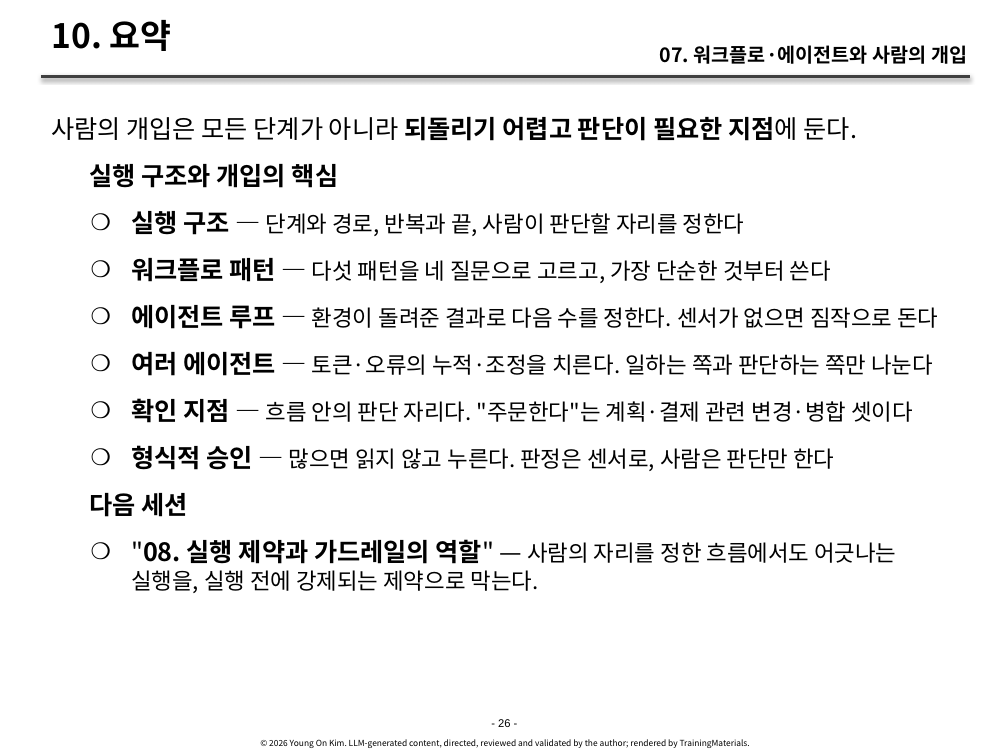
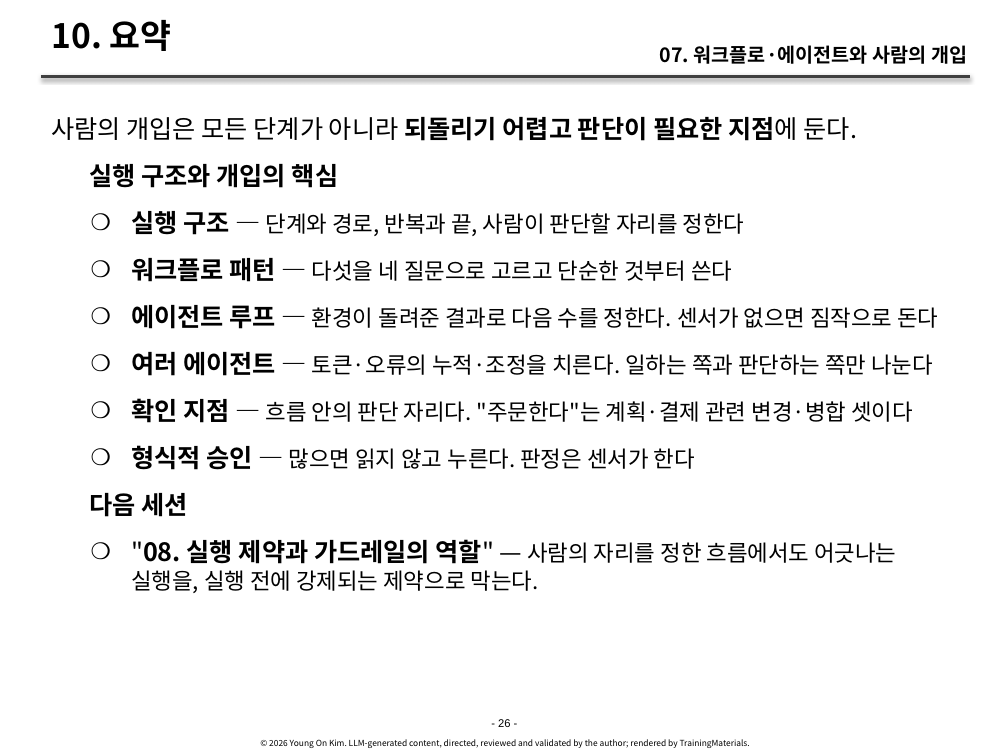
Before and after one commit to YoungSan77/TrainingMaterials, a slide deck: slide 26 of courses/ai-native/sessions/s07.pptx. Drawn at 1008x756 pixels with LibreOffice and Linux fonts; fonts in the diff are those of the drawing. Boxes give left, top, right and bottom in pixels: in the first picture for what was removed or moved away, otherwise in the second. Text is boxed around its words. In the diff, an @@ line names an element or a change of style, - is before the commit and + after.

```diff
--- a/courses/ai-native/sessions/s07.pptx
+++ b/courses/ai-native/sessions/s07.pptx
@@ text at <box>131,258,732,282</box>: text changed @@
-    ❍ 워크플로 패턴 — 다섯 패턴을 네 질문으로 고르고, 가장 단순한 것부터 쓴다
+    ❍ 워크플로 패턴 — 다섯을 네 질문으로 고르고 단순한 것부터 쓴다
@@ text at <box>131,445,695,470</box>: text changed @@
-    ❍ 형식적 승인 — 많으면 읽지 않고 누른다. 판정은 센서로, 사람은 판단만 한다
+    ❍ 형식적 승인 — 많으면 읽지 않고 누른다. 판정은 센서가 한다
```
Also in this commit, not shown: 8 other slides changed, 29 other files.
